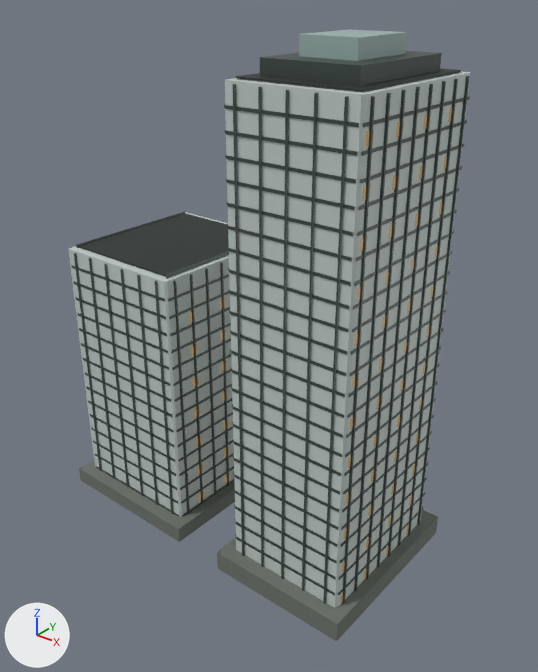
The Blender file landmarks/assets/venture-east-wall.blend: old version first, new version second.
Camera for both pictures: a camera (50 mm lens) standing at (146.0, -179.0, 186.0) and looking at (2.0, 0.0, 75.0). The axes (+X, +Y, +Z) are drawn at lower left. The lights are the same throughout. The older version comes first.

Before the edit, the objects in view are built like this:
```python
mat_glass = principled_material('glass')
mat_glass.base_color = (0.558, 0.631, 0.604)  # light grey #c5d0cc
mat_glass.metallic = 0.04
mat_glass.roughness = 0.58
mat_glass_alt = principled_material('glass_alt')
mat_glass_alt.base_color = (0.342, 0.468, 0.434)  # grey #9eb6b0
mat_glass_alt.metallic = 0.06
me_crown_screen = bpy.data.meshes.new('crown_screen')
me_crown_screen.from_pydata([(41.5, -14.6, 166.9), (41.7, 8.5, 166.9), (23.8, 8.6, 166.9), (23.6, -14.5, 166.9), (23.8, 8.6, 172.6), (23.6, -14.5, 172.6), (41.7, 8.5, 172.6), (41.5, -14.6, 172.6)], [], [(0, 3, 2, 1), (3, 5, 4, 2), (2, 4, 6, 1), (1, 6, 7, 0), (0, 7, 5, 3), (5, 7, 6, 4)])
me_crown_screen.materials.append(mat_glass_alt)  # grey #9eb6b0
me_envelope = bpy.data.meshes.new('envelope')
me_envelope.from_pydata(...)  # 28 vertices, 18 faces; spans x -66.0..54.0, y -31.0..30.0, z 0.0..162.0
me_envelope.materials.append(mat_glass)  # light grey #c5d0cc
me_night_windows = bpy.data.meshes.new('night_windows')
me_night_windows.from_pydata(...)  # 608 vertices, 152 faces; spans x -66.2..54.3, y -28.9..28.1, z 7.5..154.0
me_night_windows.materials.append(mat_night)  # black #2a2418, glowing beige #ffd18e
ob_crown_screen = bpy.data.objects.new('crown_screen', me_crown_screen)
ob_crown_screen.location = (0.0, 0.0, 0.0)
ob_envelope = bpy.data.objects.new('envelope', me_envelope)
ob_envelope.location = (0.0, 0.0, 0.0)
ob_night_windows = bpy.data.objects.new('night_windows', me_night_windows)
ob_night_windows.location = (0.0, 0.0, 0.0)
# also in view: 'podium' at (-6.0, 0.0, 4.0); 'crown_step' at (33.0, -3.0, 165.0); 'roof_deck' at (-6.0, 0.0, 131.0); 'floor_bands' at (-6.0, 0.0, 81.0); 'fins' at (-6.0, 0.0, 81.0)
```
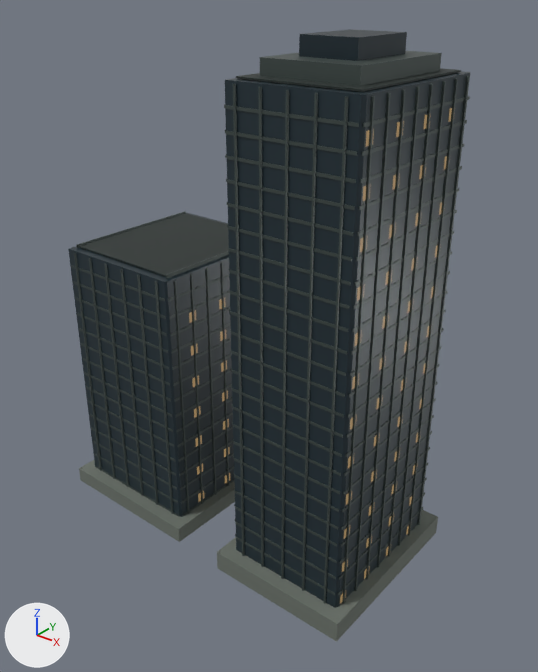
Location of each change, (x1, y1, x2, y2) in pixels of the pictures (538 x 672 px):
```json
{"object": "envelope", "change": "recoloured", "before": [68, 71, 470, 608], "after": [68, 71, 470, 608], "on screen": "darker"}
{"object": "crown_screen", "change": "recoloured", "before": [299, 29, 407, 61], "after": [299, 29, 407, 61], "on screen": "darker"}
```

Edits to the scene script, one JSON object a line:
```json
{"op": "set", "path": "mat_glass.base_color", "old": "(0.558, 0.631, 0.604)", "new": "(0.0176, 0.0343, 0.0452)", "note": "light grey #c5d0cc -> dark blue #24343c"}
{"op": "set", "path": "mat_glass_alt.base_color", "old": "(0.342, 0.468, 0.434)", "new": "(0.0116, 0.0252, 0.0343)", "note": "grey #9eb6b0 -> dark blue #1c2c34"}
```
